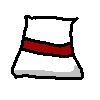
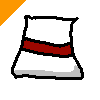
Layers edited between the first and the second 100 x 100 image:
added layer "Layer" above "Pasted Layer" over [0, 0, 26, 26]
